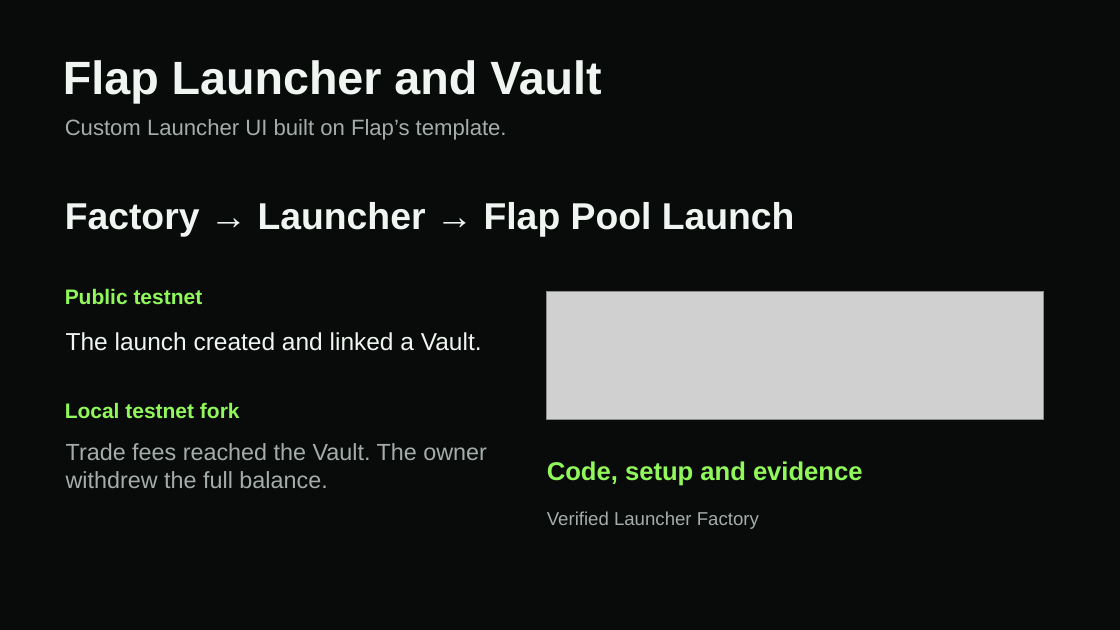
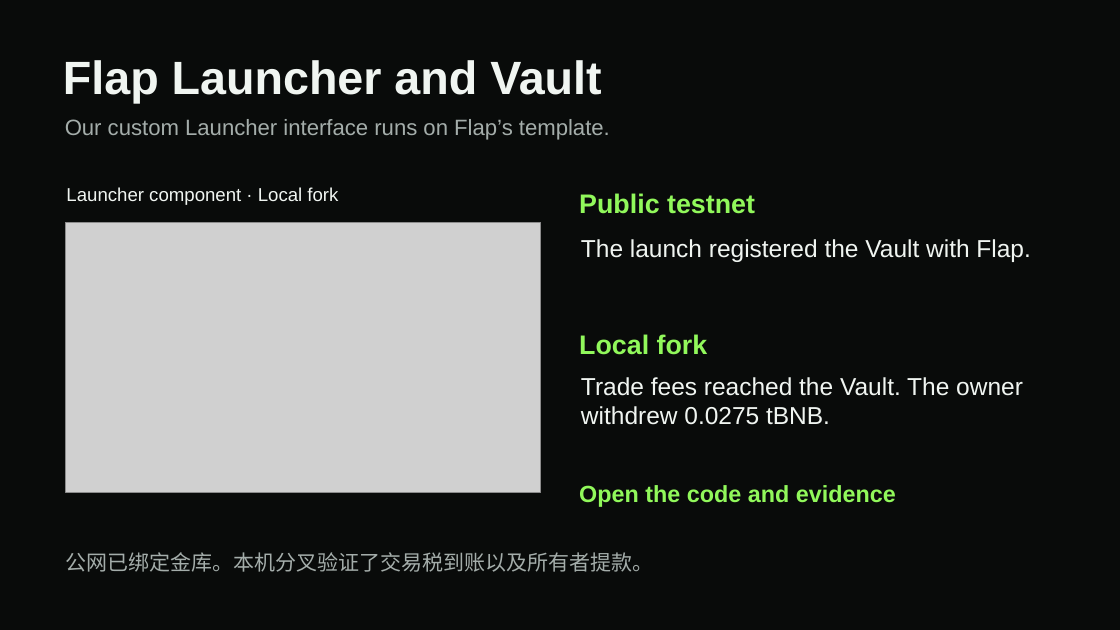
Before and after one commit to Jimmycoding0301/uniform-launch, a slide deck: slide 5 of qa/submission/Uniform-Launch-BNB-Bangkok.pptx. Drawn at 1120x630 pixels with LibreOffice and Linux fonts; fonts in the diff are those of the drawing; grey boxes stand for pictures. Boxes give left, top, right and bottom in pixels: in the first picture for what was removed or moved away, otherwise in the second. Text is boxed around its words. In the diff, an @@ line names an element or a change of style, - is before the commit and + after.

```diff
--- a/qa/submission/Uniform-Launch-BNB-Bangkok.pptx
+++ b/qa/submission/Uniform-Launch-BNB-Bangkok.pptx
@@ text at [65,119,610,140]: text changed @@
-Custom Launcher UI built on Flap’s template.
+Our custom Launcher interface runs on Flap’s template.
@@ text at [66,187,338,205]: text changed; size 32 to 16 pt; bold off @@
-Factory → Launcher → Flap Pool Launch
+Launcher component · Local fork
@@ text "Public testnet": place and size @@
-text "Public testnet" at [65,288,203,305]
+text "Public testnet" at [579,193,755,214]
@@ text "Public testnet" at [579,193,755,214]: size 18 to 23 pt @@
@@ picture added at [66,223,540,493] @@
@@ text added at [581,239,1030,262], 21 pt, text #F0F5F1 @@
+The launch registered the Vault with Flap.
@@ picture removed at [547,292,1044,419] @@
@@ text removed at [66,332,482,351] @@
-The launch created and linked a Vault.
@@ text at [579,334,708,355]: text changed; size 18 to 23 pt @@
-Local testnet fork
+Local fork
@@ text at [581,377,1023,425]: text changed; size 20 to 21 pt; text colour #A4ADAA to #F0F5F1 @@
-Trade fees reached the Vault. The owner withdrew the full balance.
+Trade fees reached the Vault. The owner withdrew 0.0275 tBNB.
@@ text at [579,485,896,507]: text changed; size 22 to 20 pt @@
-Code, setup and evidence
+Open the code and evidence
@@ text removed at [547,511,759,529] @@
-Verified Launcher Factory
@@ text added at [66,552,654,572], 18 pt, text #A4ADAA @@
+公网已绑定金库。本机分叉验证了交易税到账以及所有者提款。
```
Also in this commit, not shown: 1 other slide changed, 3 slides added, 3 slides removed, 3 other files.
